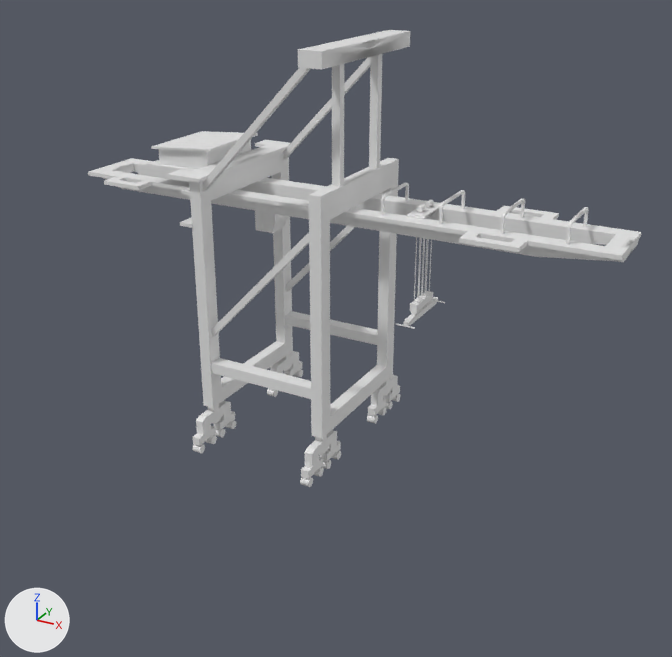
The OBJ model MasterGamesLab/Assets/Map/3dModels/Infrastructure/Port.obj as it was, and as the next commit left it.
Before and after are seen from a 50 mm camera at (6.34, -10.42, 6.91) aimed at (1.26, -1.19, 2.29). The lights are fixed; the arrows at lower left show +X, +Y and +Z. The older version comes first. Where no turn or scale is listed for an object, it has been applied to the vertices.
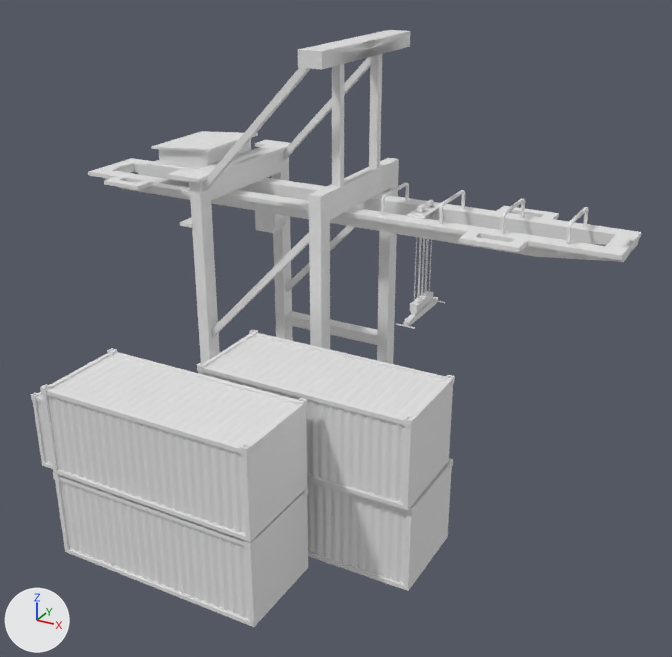
The newer file is also turned or shifted as a whole; pictures and numbers use the older file's frame.

Boxes (x1, y1, x2, y2) around the edits, measured in the pictures (672 x 657 px):
'Cube.068', added: after (40, 348, 307, 542)
'Cube.062', added: after (197, 329, 455, 510)
'Cube.063', added: after (53, 473, 308, 627)
'Cube.066', added: after (307, 458, 453, 591)
'Cube.070', added: after (31, 362, 90, 469)

What changed in the scene script:
```text
Add me_cube_070:
    me_cube_070.from_pydata(...)  # 1096 vertices, 1086 faces; spans x -2.75..-0.04, y -1.53..-0.37, z 0.02..1.12
Add me_cube_068:
    me_cube_068.from_pydata(...)  # 1096 vertices, 1086 faces; spans x -1.08..1.62, y -2.83..-1.67, z 1.13..2.23
Add me_cube_066:
    me_cube_066.from_pydata(...)  # 1096 vertices, 1086 faces; spans x 0.1..2.8, y -1.49..-0.33, z 0.02..1.12
Add me_cube_063:
    me_cube_063.from_pydata(...)  # 1096 vertices, 1086 faces; spans x -1.1..1.61, y -2.81..-1.65, z 0.02..1.12
Add me_cube_062:
    me_cube_062.from_pydata(...)  # 1096 vertices, 1086 faces; spans x 0.08..2.78, y -1.55..-0.39, z 1.13..2.23
Add ob_cube_070:
    ob_cube_070 = bpy.data.objects.new('Cube.070', me_cube_070)
    ob_cube_070.location = (0.21, -1.2, 0.0)
Add ob_cube_068:
    ob_cube_068 = bpy.data.objects.new('Cube.068', me_cube_068)
    ob_cube_068.location = (0.21, -1.2, 0.0)
Add ob_cube_066:
    ob_cube_066 = bpy.data.objects.new('Cube.066', me_cube_066)
    ob_cube_066.location = (0.21, -1.2, 0.0)
Add ob_cube_063:
    ob_cube_063 = bpy.data.objects.new('Cube.063', me_cube_063)
    ob_cube_063.location = (0.21, -1.2, 0.0)
Add ob_cube_062:
    ob_cube_062 = bpy.data.objects.new('Cube.062', me_cube_062)
    ob_cube_062.location = (0.21, -1.2, 0.0)
```
